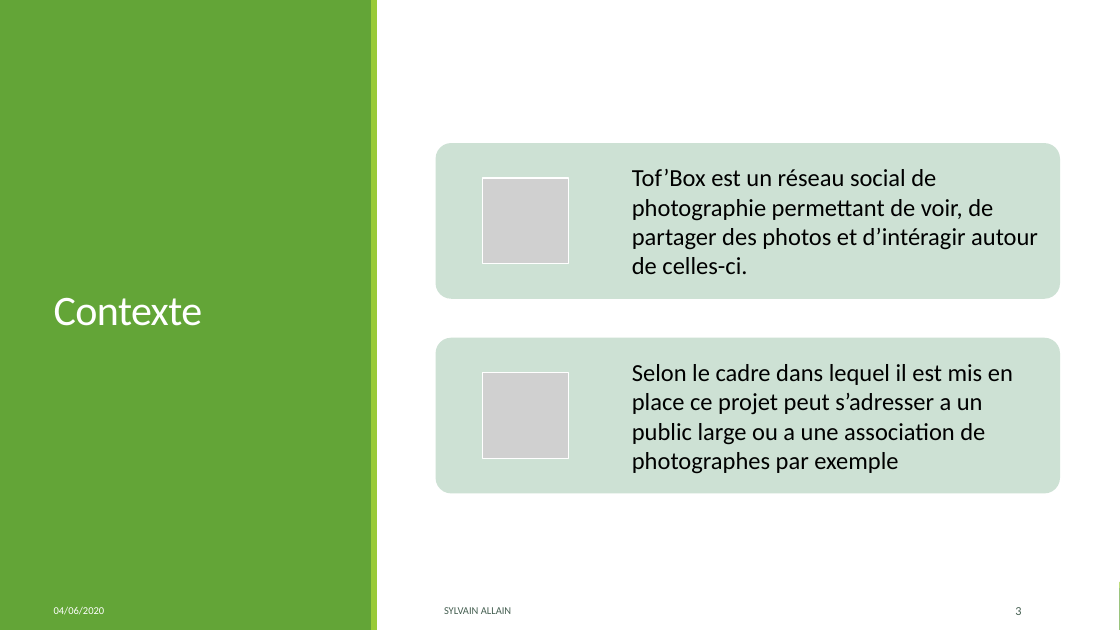
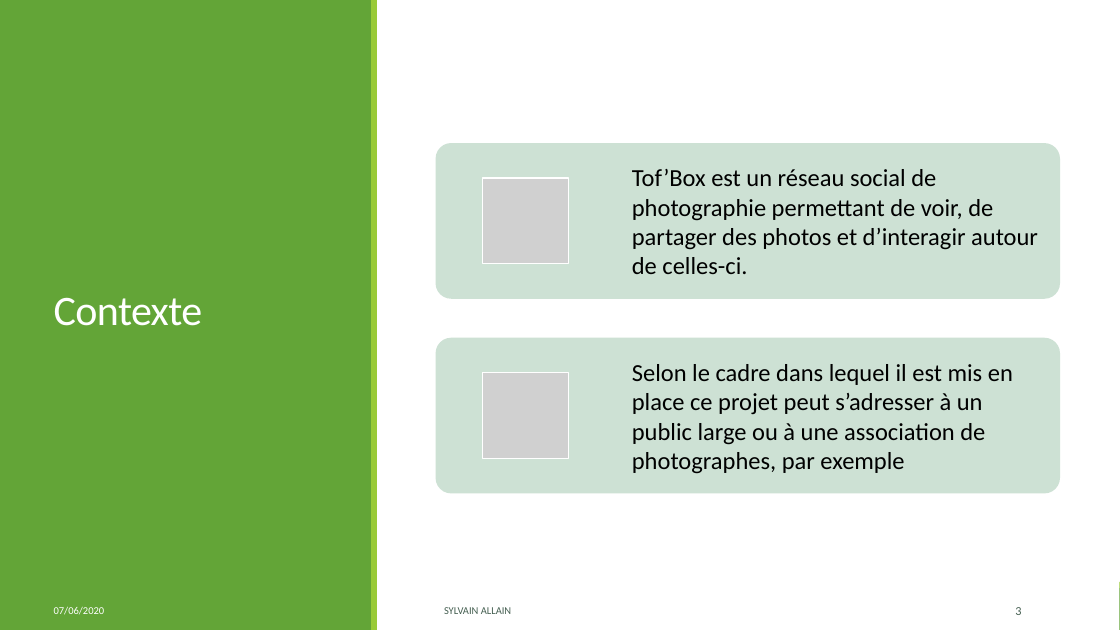
Before and after one commit to S2LF/ProjetPro, a slide deck: slide 3 of ProjetTof’Box.pptx. Drawn at 1120x630 pixels with LibreOffice and Linux fonts; fonts in the diff are those of the drawing; grey boxes stand for pictures. Boxes give left, top, right and bottom in pixels: in the first picture for what was removed or moved away, otherwise in the second. Text is boxed around its words. In the diff, an @@ line names an element or a change of style, - is before the commit and + after.

Commit message:
Update PPT & ProjetPro

```diff
--- a/ProjetTof’Box.pptx
+++ b/ProjetTof’Box.pptx
@@ text at bbox=[632, 169, 1038, 274]: text changed @@
-Tof’Box est un réseau social de photographie permettant de voir, de partager des photos et d’intéragir autour de celles-ci.
+Tof’Box est un réseau social de photographie permettant de voir, de partager des photos et d’interagir autour de celles-ci.
@@ text at bbox=[632, 364, 1013, 474]: text changed @@
-Selon le cadre dans lequel il est mis en place ce projet peut s’adresser a un public large ou a une association de photographes par exemple
+Selon le cadre dans lequel il est mis en place ce projet peut s’adresser à un public large ou à une association de photographes, par exemple
@@ text at bbox=[54, 607, 105, 615]: text changed @@
-04/06/2020
+07/06/2020
```
Also in this commit, not shown: 28 other slides changed, 3 other files.
